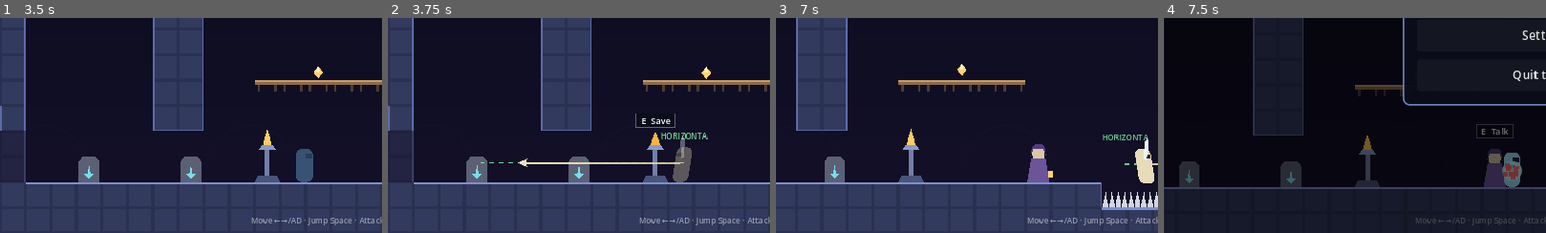
Above: before the commit, frames 1-4 (left to right).
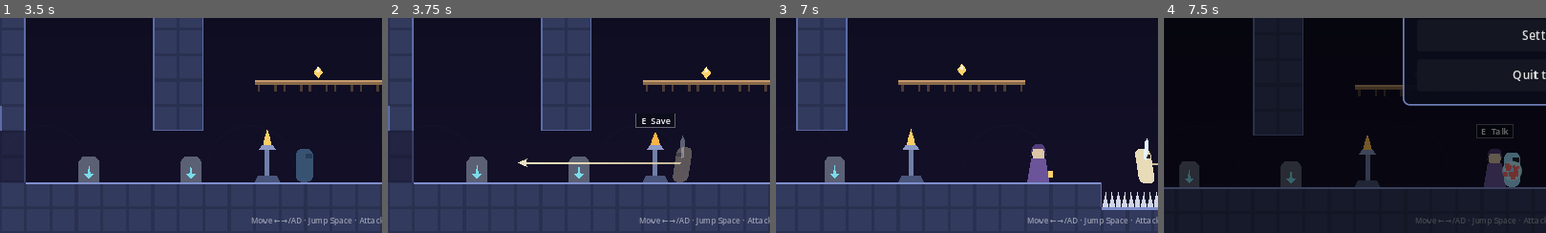
Above: after the commit, the same moments.

Repository: eifel08/2DGame
Game: Godot game, scene res://scenes/title.tscn
The game is run twice, just before and just after one commit, with the same random seed, the same clock (stepped at 60 frames per second) and the same inputs.
Inputs (mouse positions are % of the whole screen's width and height, from its top left):
- Up to frame 1 (3.5 s): click "Play" at 0.5 s; click "New Game" at 1.25 s; tap Enter (ui_accept) at 2 s; move the mouse to (72, 45) at 2.02 s; hold Right (move_right) 2.03-2.75 s; tap J (attack) at 2.1 s; click (72, 45) at 2.17 s; tap Space (jump) at 2.27, 2.57 s; tap K (dash) at 2.3 s; drag from (30, 55) to (45, 70) at 2.77 s
- Up to frame 2 (3.75 s): move the mouse to (60, 28) at 3.52 s; hold Left (move_left) from 3.53 s (still down); tap H (grapple) at 3.6 s
- Up to frame 3 (7 s): tap L (heal) at 3.8 s; release Left (move_left) at 4.25 s; drag from (45, 70) to (20, 35) at 4.27 s; move the mouse to (80, 65) at 5.02 s; hold Right (move_right) 5.03-5.75 s; tap Space (jump) at 5.1, 5.27, 5.57 s; tap J (attack) at 5.3 s; tap F2 (debug_navigate) at 5.65 s; drag from (20, 35) to (35, 25) at 5.77 s; move the mouse to (55, 50) at 6.52 s; hold Right (move_right) from 6.53 s (still down); tap K (dash) at 6.6 s; click (55, 50) at 6.67 s; tap H (grapple) at 6.8 s
- Up to frame 4 (7.5 s): tap Escape (pause) at 7.15 s; release Right (move_right) at 7.25 s; drag from (35, 25) to (30, 55) at 7.27 s
The pictures show only the part of the screen within x 0-50%, y 50-100%; the shares and areas given below are measured in that part.

Frame 1 is identical in both runs. In frame 2, 0.3% of the frame differs, in the area x 24-84%, y 53-68%; in frame 3, 0.2%; in frame 4, nothing differs.

Commit message:
Grapple aim: clean rewrite of the three-rule matrix
- resolve_aim(axis_y, airborne): Up = UP (pull), Down in the air = SWING
  (45 degrees up, pendulum), everything else = HORIZONTAL (pull).
- aim_vector(aim, side): side is the player's facing, already turned.
- Input and airborne (`not is_on_floor()`) are captured on the frame the
  grapple key is pressed. Fixes buffered throws that used a later frame's
  input and floor state.
- fire(): Left / Right held on the press frame set facing first and flip
  the sprite on the same frame (no one-frame visual lag).
- Removed the aim-debugging leftovers (verbose prints, aim ray drawing,
  Config.debug.log_grapple_aim, the overlay toggle).
- Hook tolerance (hook_radius 12, three-ray cast) unchanged.
- Smoke test: new buffered-throw check; 423 checks, all passing.

Co-Authored-By: Claude Opus 5.5 <noreply@anthropic.com>
Claude-Session: https://claude.ai/code/session_01223AQvnCZyvaqvUbumsxqv

Diff:
--- a/autoload/config.gd
+++ b/autoload/config.gd
@@ -127,9 +127,6 @@
 	var paused := false
 	var time_scale := 1.0
 	var overlay_open := false ## Set by the debug overlay while it is visible.
-	## Grapple aim debugging: prints resolve_aim / aim_vector on every throw
-	## and draws the resolved aim ray. On in debug builds (editor, tests).
-	var log_grapple_aim := OS.is_debug_build()
 
 
 var upgrades: Upgrades
--- a/combat/grapple_hook.gd
+++ b/combat/grapple_hook.gd
@@ -2,12 +2,11 @@
 extends Node2D
 ## Grappling hook. Owned and stepped by CombatManager (after the player moves).
 ##
-## Aiming (resolve_aim / aim_vector), read on the frame the hook fires.
-## Left / Right held on that frame turn the player AT ONCE (before the
-## trajectory is computed), so the hook always goes the held way, even when
-## normal movement would not have turned them yet (e.g. a wall slide, which
-## faces away from the wall). "Airborne" is `not is_on_floor()`. Exactly
-## three cases:
+## Aiming: resolve_aim picks the rule, aim_vector turns it into a direction.
+## Input and "airborne" (`not is_on_floor()`) are read on the frame the
+## grapple key is pressed, even when the throw itself is buffered.
+## Left / Right held on that frame turn the player first, so the hook goes the
+## held way (also during a wall slide or an animation lock). Three rules:
 ##
 ##   | Key                  | State              | Angle            | Action |
 ##   | UP                   | grounded / airborne| 90, straight up  | pull   |
@@ -79,10 +78,11 @@
 var _enemy_offset := Vector2.ZERO ## Anchor relative to the hooked enemy.
 var cooldown := 0.0
 var buffer := 0.0
+## Read on the frame the grapple key was pressed (used by fire()).
+var _press_x := 0
+var _press_y := 0
+var _press_airborne := false
 var _anim_name := ""
-## Debug: the last throw's aim ray, drawn for DEBUG_AIM_TIME (see _draw).
-var _debug_aim := {}
-const DEBUG_AIM_TIME := 0.8
 
 
 func setup(p_combat: CombatManager) -> void:
@@ -124,35 +124,23 @@
 
 # ---------- Aiming ----------
 
-## The three cases. `axis_y`: -1 Up held, 1 Down held, 0 neither.
-## `verbose`: print the result (Config.debug.log_grapple_aim; fire() passes it).
-static func resolve_aim(axis_y: int, airborne: bool, verbose := false) -> Aim:
-	var aim := Aim.HORIZONTAL # 3. Everything else: straight ahead, pull.
+## The three rules. `axis_y`: -1 Up held, 1 Down held, 0 neither.
+static func resolve_aim(axis_y: int, airborne: bool) -> Aim:
 	if axis_y < 0:
-		aim = Aim.UP # 1. Up, grounded or airborne: straight up, pull.
-	elif axis_y > 0 and airborne:
-		aim = Aim.SWING # 2. Down, airborne only: 45 degrees up, swing.
-	if verbose:
-		print("[grapple] resolve_aim: axis_y=%d airborne=%s -> %s" % [axis_y, airborne, Aim.keys()[aim]])
-	return aim
-
-
-## The horizontal side is this frame's Left / Right input when one is held,
-## otherwise `facing`.
-static func aim_vector(aim: Aim, facing: int, axis_x := 0, verbose := false) -> Vector2:
-	var side := float(axis_x) if axis_x != 0 else float(facing)
-	var v: Vector2
+		return Aim.UP # 1. Up, grounded or airborne: 90 degrees, pull.
+	if axis_y > 0 and airborne:
+		return Aim.SWING # 2. Down, airborne only: 45 degrees up, swing.
+	return Aim.HORIZONTAL # 3. Everything else: 0 degrees, pull.
+
+
+## `side`: 1 right, -1 left (the player's facing, already turned by fire()).
+static func aim_vector(aim: Aim, side: int) -> Vector2:
 	match aim:
 		Aim.UP:
-			v = Vector2.UP # 90 degrees.
+			return Vector2.UP
 		Aim.SWING:
-			v = Vector2(side, -1.0).normalized() # 45 degrees up, toward the side.
-		_:
-			v = Vector2(side, 0.0) # 0 degrees, toward the side.
-	if verbose:
-		print("[grapple] aim_vector: %s facing=%d axis_x=%d -> dir=(%.2f, %.2f) angle=%d deg (up = 90)"
-			% [Aim.keys()[aim], facing, axis_x, v.x, v.y, roundi(rad_to_deg(atan2(-v.y, absf(v.x))))])
-	return v
+			return Vector2(side, -1.0).normalized()
+	return Vector2(side, 0.0)
 
 
 # ---------- Per-step update ----------
@@ -169,6 +157,9 @@
 	buffer -= delta
 	if combat.game.input.was_pressed(&"grapple"):
 		buffer = Config.grapple.buffer_time
+		_press_x = p.input.axis_x()
+		_press_y = p.input.axis_y()
+		_press_airborne = not p.is_on_floor()
 	if buffer > 0.0 and can_fire(p):
 		fire(p)
 	match phase:
@@ -182,36 +173,15 @@
 	_update_visual()
 	if _anim_name != "" and anim.has_animation(_anim_name):
 		anim.advance(delta) # Manual mode: hitstop freezes the hook too.
-	if not _debug_aim.is_empty():
-		_debug_aim.time -= delta
-		if _debug_aim.time <= 0.0:
-			_debug_aim = {}
-		queue_redraw()
-
-
-## Debug trail: the resolved aim of the last throw, as a ray over the full
-## range with its case and angle (Config.debug.log_grapple_aim).
-func _draw() -> void:
-	if _debug_aim.is_empty() or not Config.debug.log_grapple_aim:
-		return
-	var a := clampf(_debug_aim.time / DEBUG_AIM_TIME, 0.0, 1.0)
-	var from := to_local(_debug_aim.from)
-	var d: Vector2 = _debug_aim.dir
-	var col := {Aim.UP: Color("#7cf3ff"), Aim.SWING: Color("#ffb347"), Aim.HORIZONTAL: Color("#8dffb0")}[_debug_aim.aim] as Color
-	draw_dashed_line(from, from + d * Config.grapple.max_range, Color(col, a), 2.0, 6.0)
-	var label := "%s %d°" % [Aim.keys()[_debug_aim.aim], roundi(rad_to_deg(atan2(-d.y, absf(d.x))))]
-	draw_string(ThemeDB.fallback_font, from + Vector2(-30, -30), label, HORIZONTAL_ALIGNMENT_CENTER, 60, 10, Color(col, a))
 
 
 func fire(p: Player) -> void:
-	var verbose: bool = Config.debug.log_grapple_aim
-	var ix := p.input.axis_x()
-	if ix != 0:
-		p.facing = ix # Turn on this very frame, before the trajectory.
-	var aim := resolve_aim(p.input.axis_y(), not p.is_on_floor(), verbose)
-	dir = aim_vector(aim, p.facing, ix, verbose)
+	if _press_x != 0:
+		p.facing = _press_x # Left / Right win over any other facing.
+		p.flip.scale.x = p.facing # Show the turn on this frame too.
+	var aim := resolve_aim(_press_y, _press_airborne)
+	dir = aim_vector(aim, p.facing)
 	swing_mode = aim == Aim.SWING
-	_debug_aim = {"from": rope_origin(p), "dir": dir, "aim": aim, "time": DEBUG_AIM_TIME}
 	tip = rope_origin(p)
 	travelled = 0.0
 	target_enemy = null
--- a/tests/smoke_test.gd
+++ b/tests/smoke_test.gd
@@ -2186,10 +2186,6 @@
 	_check("grapple case 3: no direction (or Left / Right) fires straight ahead, toward facing, grounded or airborne",
 		aim.call(0, 1) == Vector2.RIGHT and aim.call(0, -1) == Vector2.LEFT and aim.call(0, 1, false) == Vector2.RIGHT
 		and mode.call(0, true) == GrappleHook.Aim.HORIZONTAL and mode.call(0, false) == GrappleHook.Aim.HORIZONTAL)
-	_check("grapple: Left / Right held on the throw frame win over facing (straight that way)",
-		GrappleHook.aim_vector(GrappleHook.Aim.HORIZONTAL, 1, -1) == Vector2.LEFT and GrappleHook.aim_vector(GrappleHook.Aim.HORIZONTAL, -1, 1) == Vector2.RIGHT
-		and GrappleHook.aim_vector(GrappleHook.Aim.SWING, 1, -1).is_equal_approx(Vector2(-diag.x, diag.y))
-		and GrappleHook.aim_vector(GrappleHook.Aim.UP, 1, -1) == Vector2.UP)
 	_check("grapple case 1: Up fires straight up (pull), grounded or airborne",
 		aim.call(-1, 1) == Vector2.UP and aim.call(-1, -1, false) == Vector2.UP
 		and mode.call(-1, true) == GrappleHook.Aim.UP and mode.call(-1, false) == GrappleHook.Aim.UP)
@@ -2275,6 +2271,25 @@
 	await _frames(30)
 	game.combat.reset()
 
+	# A buffered throw keeps the press frame's input and airborne state:
+	# Down pressed in the air, released before the hook is ready, still swings.
+	await _reset()
+	p.global_position = Vector2(1300, 200)
+	p.velocity = Vector2.ZERO
+	p.facing = 1
+	await _frames(1)
+	hook.cooldown = 0.08 # Not ready yet: the press is buffered.
+	Input.action_press(&"move_down")
+	Input.action_press(&"grapple")
+	await _frames(2)
+	var buffered := hook.is_idle()
+	Input.action_release(&"move_down")
+	Input.action_release(&"grapple")
+	await _frames(5)
+	_check("grapple: a buffered throw uses the press frame's input (Down in the air = swing)",
+		buffered and not hook.is_idle() and hook.swing_mode and hook.dir.is_equal_approx(Vector2(1, -1).normalized()), [buffered, hook.phase, hook.swing_mode, hook.dir])
+	game.combat.reset()
+
 	# No direction: straight out toward the facing side, onto the pillar.
 	await _reset()
 	p.global_position = Vector2(100, 420)
--- a/ui/debug_overlay.gd
+++ b/ui/debug_overlay.gd
@@ -17,7 +17,6 @@
 	["upgrades.god_mode", "God Mode"],
 	["debug.show_hitboxes", "Hitboxes & Stats"],
 	["debug.show_anim_labels", "Anim States"],
-	["debug.log_grapple_aim", "Grapple Aim Log"],
 	["debug.screen_shake", "Screen Shake"],
 	["debug.paused", "Pause"],
 	["combat.hazard_to_safe_ground", "Spikes → Safe Ground"],
Not shown, changed: README.md
